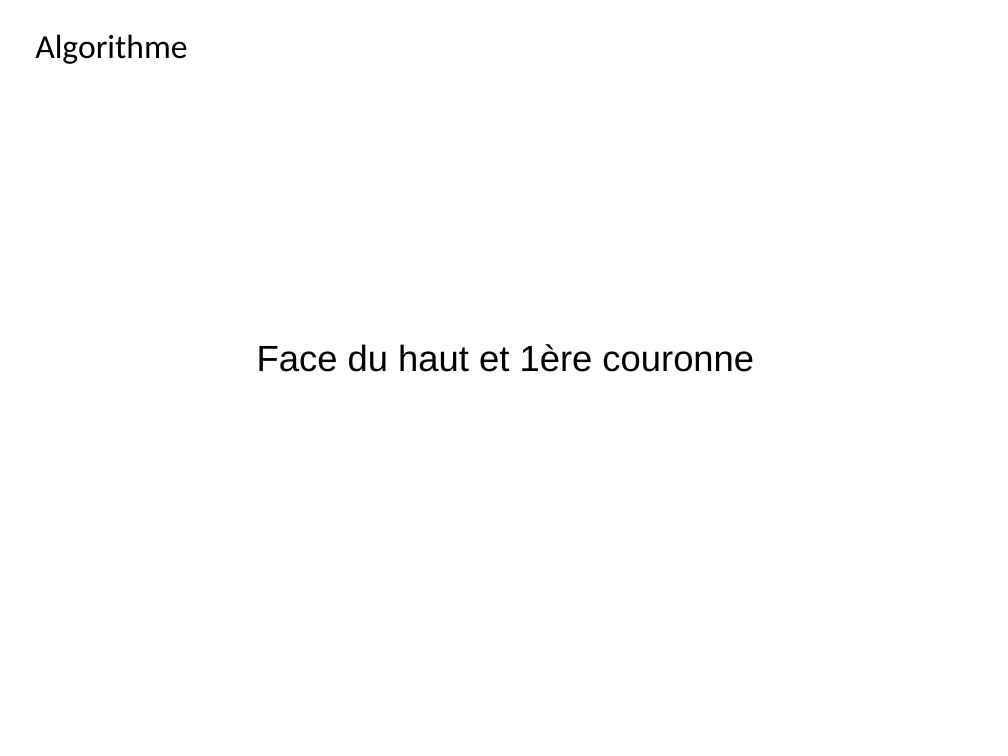
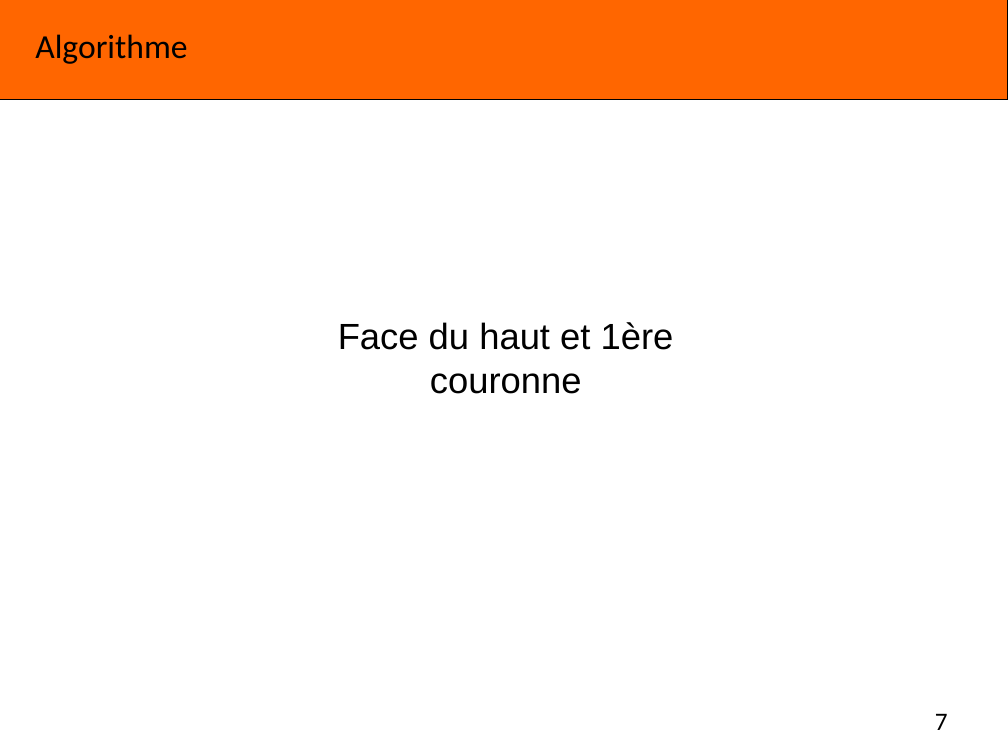
Before and after one commit to Miaxos/Polux, a slide deck: slide 7 of diapo_Presentation_poqb_soutenance_vendredi_15_janvier_2016.odp. Drawn at 1008x756 pixels with LibreOffice and Linux fonts; fonts in the diff are those of the drawing; background and template pictures are left out. Boxes give left, top, right and bottom in pixels: in the first picture for what was removed or moved away, otherwise in the second. Text is boxed around its words. In the diff, an @@ line names an element or a change of style, - is before the commit and + after.

```diff
--- a/diapo_Presentation_poqb_soutenance_vendredi_15_janvier_2016.odp
+++ b/diapo_Presentation_poqb_soutenance_vendredi_15_janvier_2016.odp
@@ rectangle added at [0, 0, 1008, 99], fill #FF6600, outline #000000 0 pt @@
@@ text "Face du haut et 1ère ..." rewrapped from [257, 344, 754, 372] to [338, 322, 674, 394] @@
@@ page number added at [935, 713, 948, 730], 18 pt, text #000000 @@
+7
```
Also in this commit, not shown: 10 other slides changed, 4 slides added, 1 slide removed.
